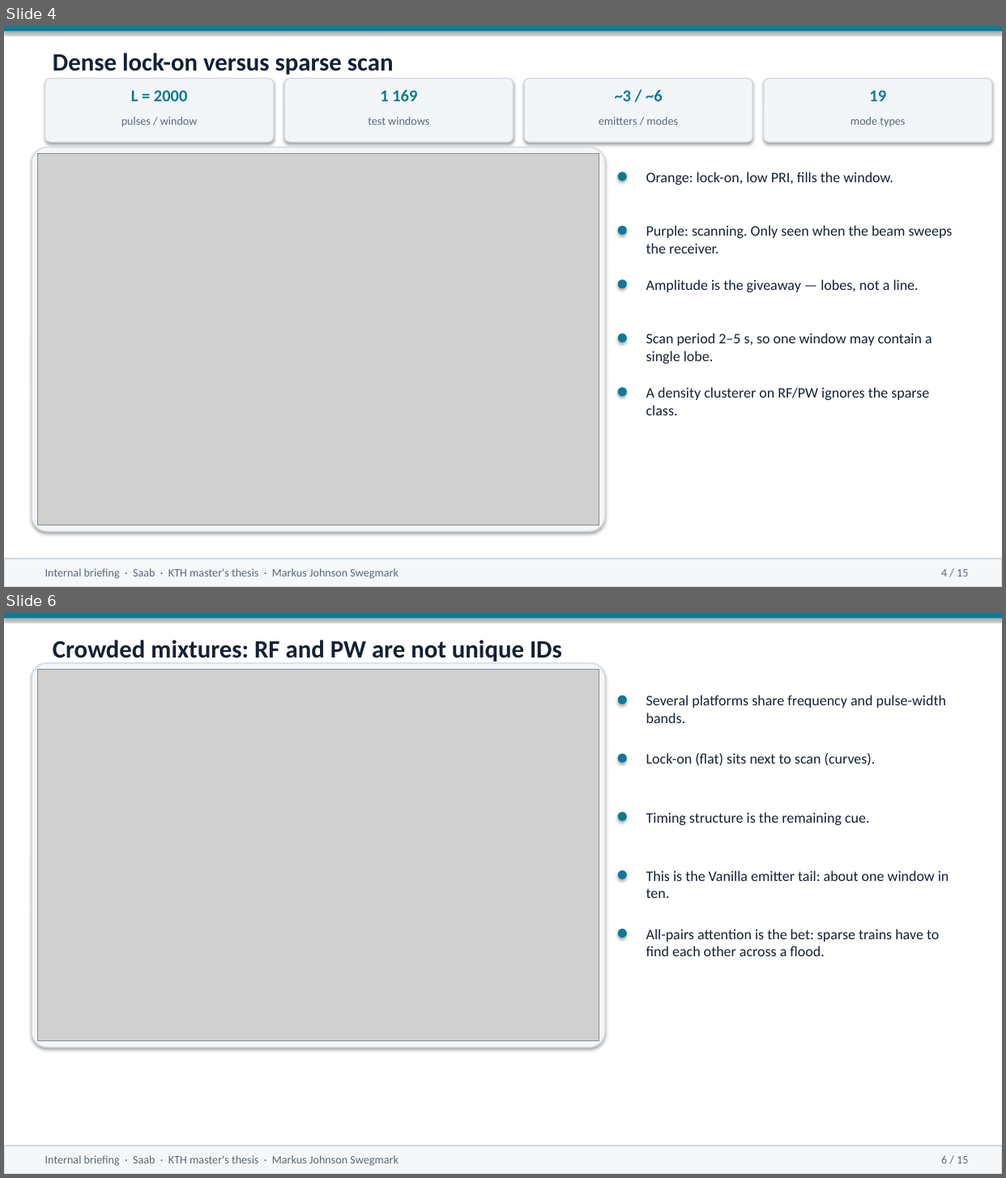
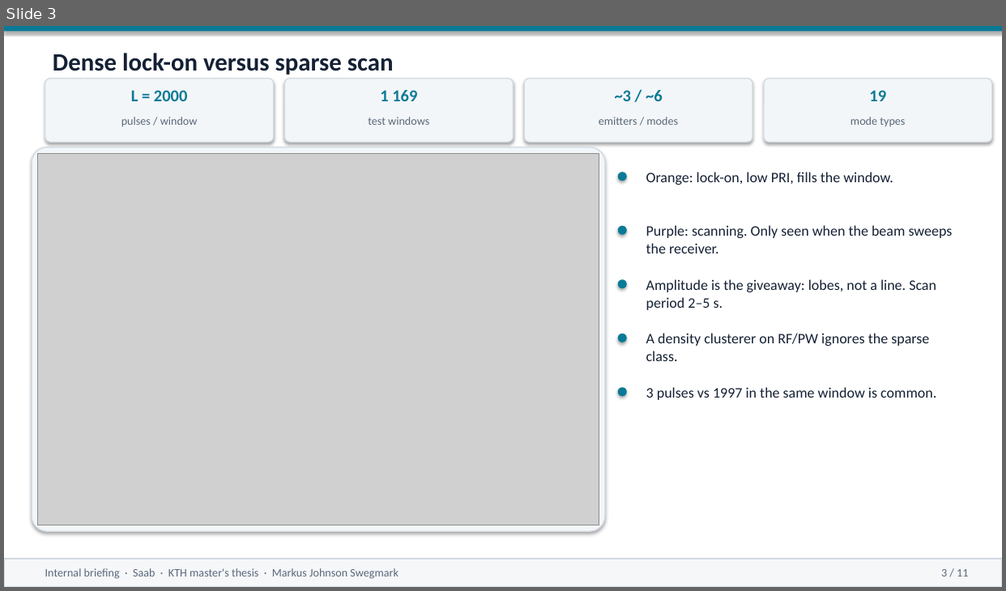
Before and after one commit to macktron/masters-thesis, a slide deck: presentation/Saab_internal_briefing.pptx. Shown one above the other, each under a label of ours: slides 4 and 6 before the commit, slide 3 after it; the slides between them are not shown. The pictures are 1006x1178 and 1006x591 pixels, drawn with LibreOffice and Linux fonts; fonts in the diff are those of the drawing; grey boxes stand for pictures. Boxes give left, top, right and bottom in pixels: in the first picture for what was removed or moved away, otherwise in the second. Text is boxed around its words. In the diff, an @@ line names an element or a change of style, - is before the commit and + after.

```diff
--- a/presentation/Saab_internal_briefing.pptx
+++ b/presentation/Saab_internal_briefing.pptx
@@ slide 6 removed at <box>4,613,1002,1174</box>, background #FFFFFF @@
@@ rectangle removed at <box>4,613,1002,1174</box> @@
@@ rectangle removed at <box>4,613,1002,618</box> @@
@@ text removed at <box>53,640,562,663</box> @@
-Crowded mixtures: RF and PW are not unique IDs
@@ rounded rectangle removed at <box>32,663,605,1048</box> @@
@@ picture removed at <box>38,669,599,1042</box> @@
@@ ellipse removed at <box>618,696,627,705</box> @@
@@ text removed at <box>646,695,946,723</box> @@
-Several platforms share frequency and pulse-width bands.
@@ ellipse removed at <box>618,754,627,763</box> @@
@@ text removed at <box>646,753,876,766</box> @@
-Lock-on (flat) sits next to scan (curves).
@@ ellipse removed at <box>618,812,627,821</box> @@
@@ text removed at <box>646,812,870,825</box> @@
-Timing structure is the remaining cue.
@@ ellipse removed at <box>618,871,627,879</box> @@
@@ text removed at <box>646,871,949,898</box> @@
-This is the Vanilla emitter tail: about one window in ten.
@@ ellipse removed at <box>618,929,627,938</box> @@
@@ text removed at <box>646,929,939,956</box> @@
-All-pairs attention is the bet: sparse trains have to find each other across a flood.
@@ rectangle removed at <box>4,1146,1002,1174</box> @@
@@ text removed at <box>45,1156,398,1166</box> @@
-Internal briefing · Saab · KTH master's thesis · Markus Johnson Swegmark
@@ text removed at <box>941,1156,968,1164</box> @@
-6 / 15
@@ what was slide 4 is now slide 3 @@
@@ slide 3 changed as well @@
@@ text at <box>646,280,936,310</box>: text changed @@
-Amplitude is the giveaway — lobes, not a line.
+Amplitude is the giveaway: lobes, not a line. Scan period 2–5 s.
@@ text "A density clusterer on RF/PW ...": place and size @@
-text "A density clusterer on RF/PW ..." at <box>646,387,929,416</box>
+text "A density clusterer on RF/PW ..." at <box>646,333,929,361</box>
@@ text removed at <box>646,333,932,364</box> @@
-Scan period 2–5 s, so one window may contain a single lobe.
@@ text added at <box>646,387,936,400</box>, 14 pt, text #142034 @@
+3 pulses vs 1997 in the same window is common.
@@ text at <box>941,570,968,577</box>: text changed @@
-4 / 15
+3 / 11
```
Also in this commit, not shown: 10 other slides changed, 3 other slides removed, 22 other files.
